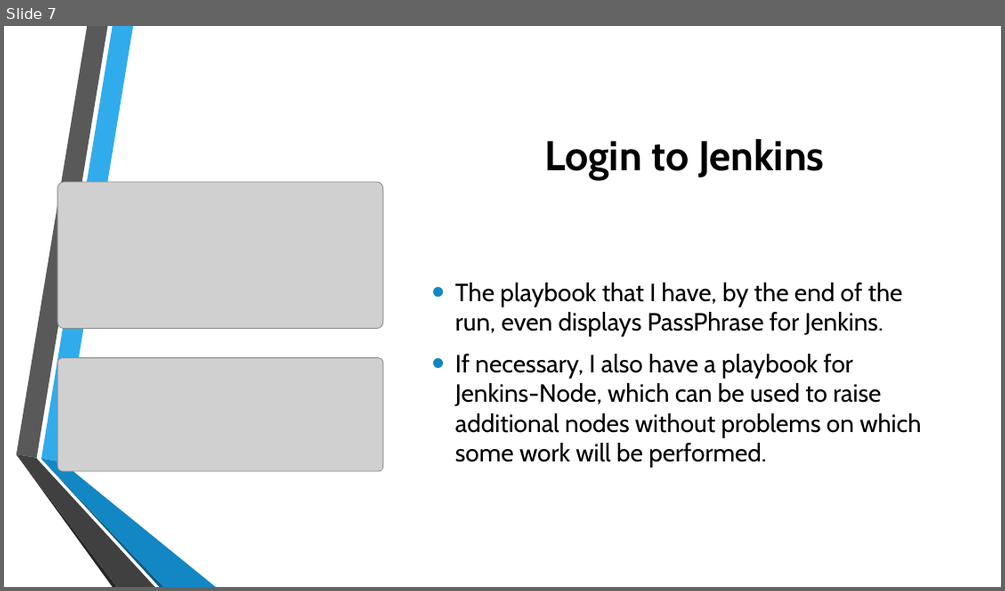
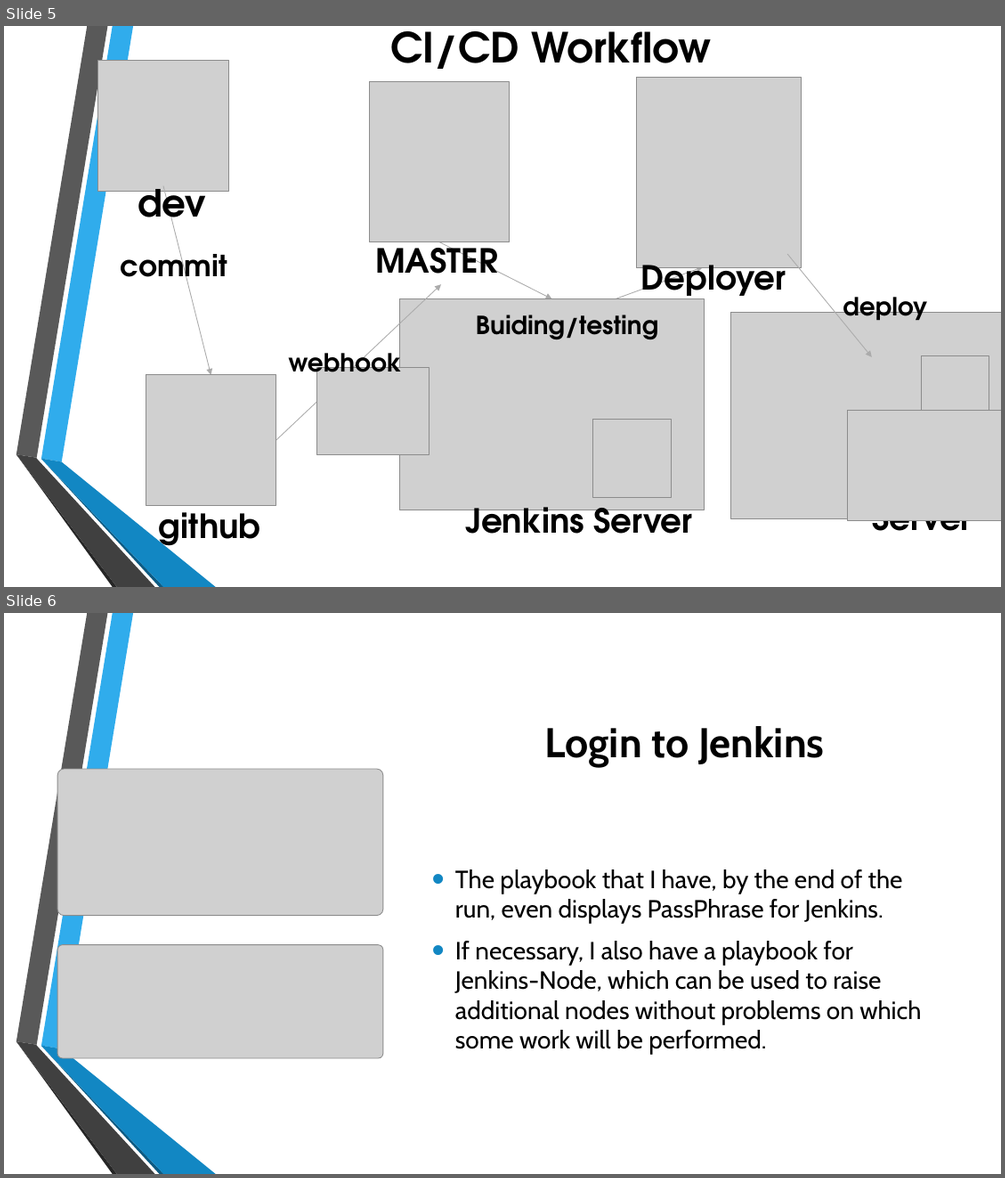
Before and after one commit to devilinpijama/spring_boot_app, a slide deck: Presentation and CV/DevOps - Rakivnenko D.N. - EPAM.pptx. Shown one above the other, each under a label of ours: slide 7 before the commit, slides 5 and 6 after it. The pictures are 1005x591 and 1005x1178 pixels, drawn with LibreOffice and Linux fonts; fonts in the diff are those of the drawing; grey boxes stand for pictures; background and template pictures are left out. Boxes give left, top, right and bottom in pixels: in the first picture for what was removed or moved away, otherwise in the second. Text is boxed around its words. In the diff, an @@ line names an element or a change of style, - is before the commit and + after.

```diff
--- a/Presentation and CV/DevOps - Rakivnenko D.N. - EPAM.pptx
+++ b/Presentation and CV/DevOps - Rakivnenko D.N. - EPAM.pptx
@@ slide 5 added at (4,26,1001,587), background picture (left out); not listed: 6 template elements that a slide beside it also shows @@
@@ text added at (391,31,712,80), 40 pt, text #000000, bold @@
+CI/CD Workflow
@@ picture added at (98,61,228,191) @@
@@ picture added at (637,77,801,267) @@
@@ picture added at (369,82,510,242) @@
@@ text added at (138,189,206,232), 36 pt, text #000000, bold @@
+dev
@@ arrow added from (163, 186) to (211, 375), #ABABAB 0.75 pt @@
@@ text added at (375,237,497,287), 32 pt, text #000000, bold @@
+MASTER
@@ text added at (121,244,228,289), 28 pt, text #000000, bold @@
+commit
@@ arrow added from (439, 242) to (552, 299), #ABABAB 0.75 pt @@
@@ text added at (640,265,785,303), 32 pt, text #000000, bold @@
+Deployer
@@ arrow added from (788, 254) to (872, 357), #ABABAB 0.75 pt @@
@@ arrow added from (276, 440) to (442, 284), #ABABAB 0.75 pt @@
@@ arrow added from (597, 305) to (704, 267), #ABABAB 0.75 pt @@
@@ text added at (842,289,927,320), 24 pt, text #000000, bold @@
+deploy
@@ picture added at (399,299,704,510) @@
@@ text added at (476,314,658,339), 24 pt, text #000000, bold @@
+Buiding/testing
@@ picture added at (731,313,1001,519) @@
@@ text added at (288,344,401,382), 24 pt, text #000000, bold @@
+webhook
@@ picture added at (317,367,429,454) @@
@@ picture added at (922,356,988,422) @@
@@ picture added at (146,375,276,506) @@
@@ picture added at (592,418,671,497) @@
@@ picture added at (847,410,1001,520) @@
@@ text added at (159,502,261,552), 32 pt, text #000000, bold @@
+github
@@ text added at (465,496,692,546), 32 pt, text #000000, bold @@
+Jenkins Server
@@ text added at (872,520,971,543), 32 pt, text #000000, bold @@
+Server
@@ what was slide 7 is now slide 6 @@
```
Also in this commit, not shown: 4 slides changed, 3 other slides added, 4 slides removed, 1 other file.
